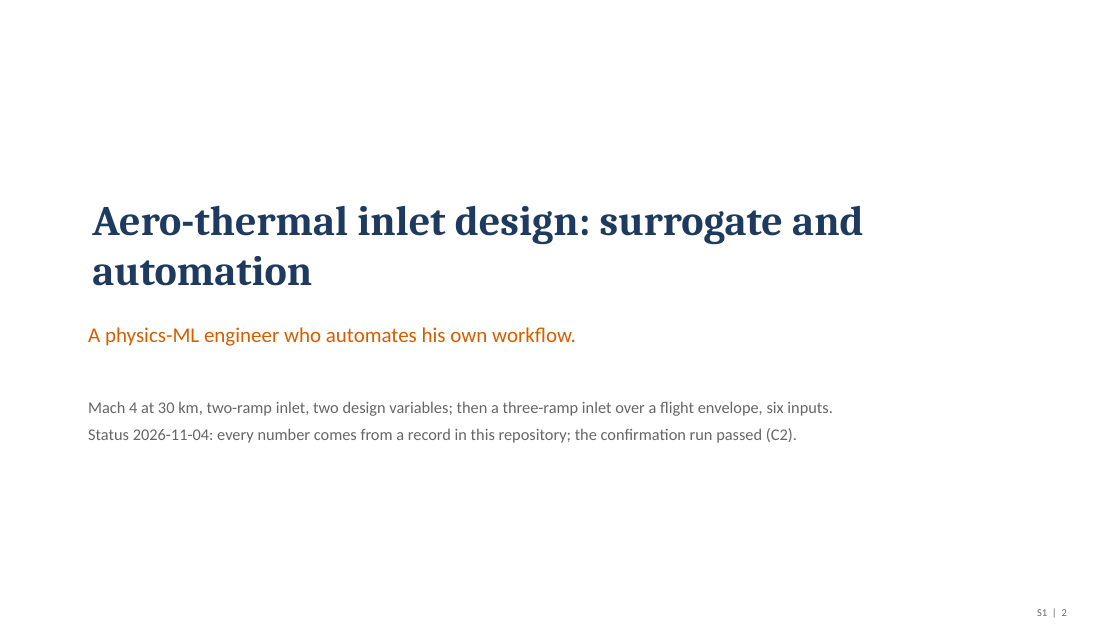
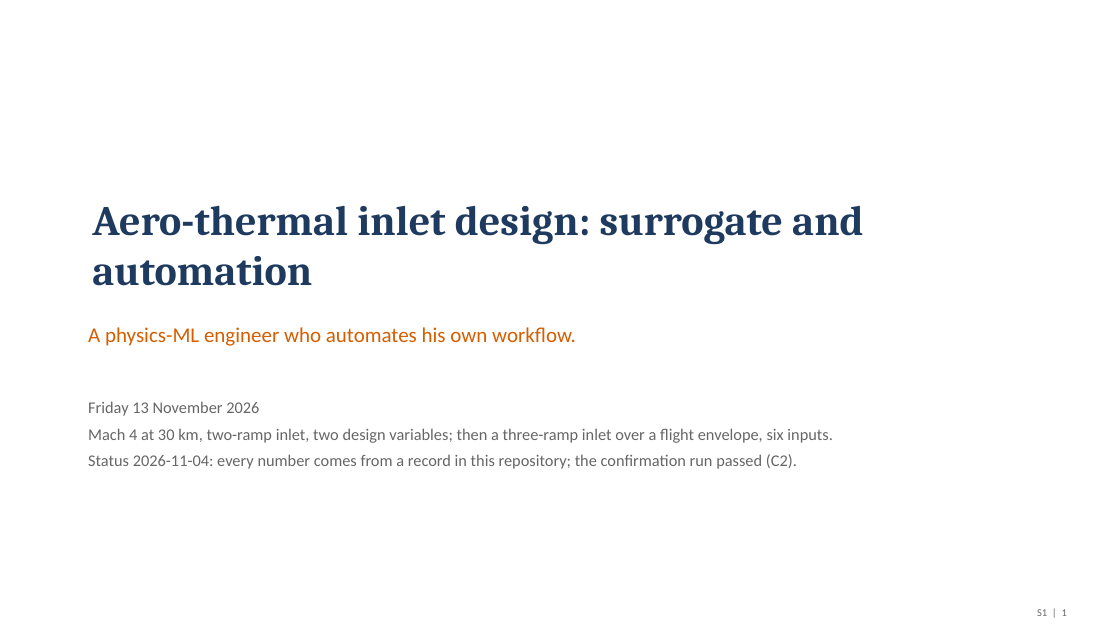
Before and after one commit to emarinhoss/ai-engineering, a slide deck: slide 1 of docs/talk/deck.pptx (slide 2 before the commit). Drawn at 1120x630 pixels with LibreOffice and Linux fonts; fonts in the diff are those of the drawing. Boxes give left, top, right and bottom in pixels: in the first picture for what was removed or moved away, otherwise in the second. Text is boxed around its words. In the diff, an @@ line names an element or a change of style, - is before the commit and + after.

```diff
--- a/docs/talk/deck.pptx
+++ b/docs/talk/deck.pptx
@@ text at (88,401,259,416): paragraph added @@
+Friday 13 November 2026
```
Also in this commit, not shown: 1 other file.
